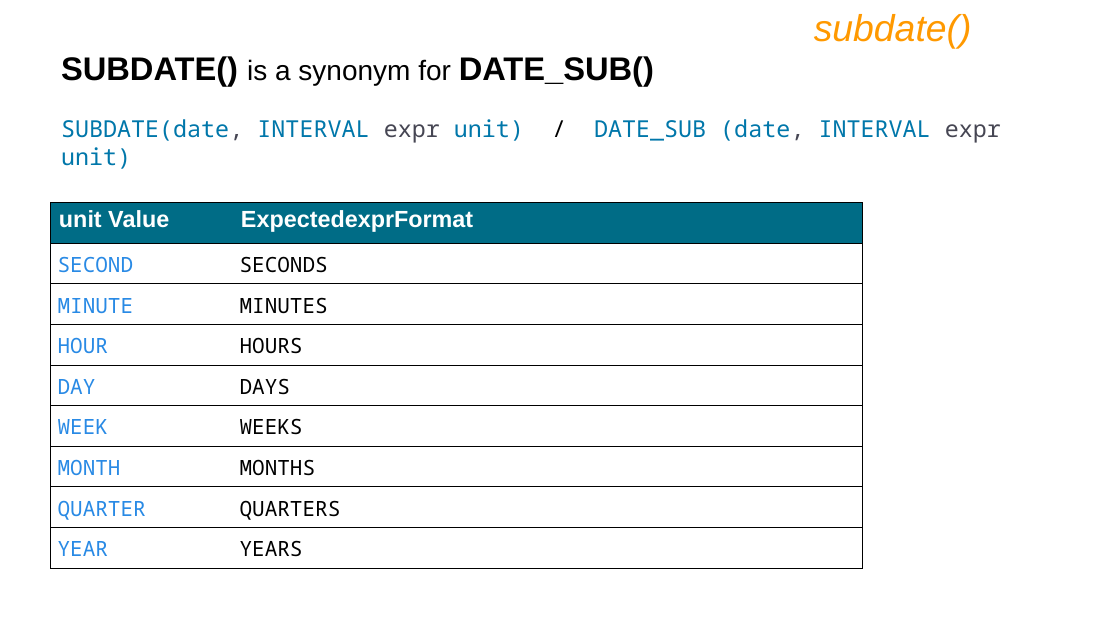
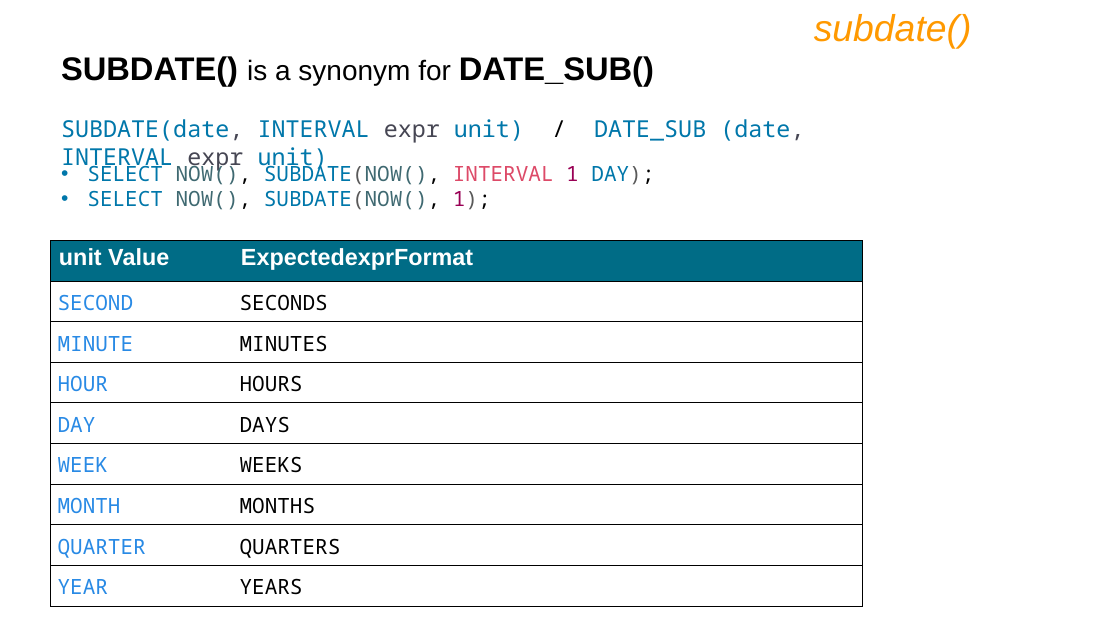
Before and after one commit to Nilesh-Parit/DBT, a slide deck: slide 110 of IET MySQL PPT Ver9.pptx. Drawn at 1120x630 pixels with LibreOffice and Linux fonts; fonts in the diff are those of the drawing. Boxes give left, top, right and bottom in pixels: in the first picture for what was removed or moved away, otherwise in the second. Text is boxed around its words. In the diff, an @@ line names an element or a change of style, - is before the commit and + after.

```diff
--- a/IET MySQL PPT Ver9.pptx
+++ b/IET MySQL PPT Ver9.pptx
@@ text "SUBDATE(date, INTERVAL expr unit) / ..." rewrapped from bbox=[61, 119, 1001, 143] to bbox=[61, 119, 804, 143] @@
@@ text added at bbox=[87, 161, 654, 210], 18 pt, text #0077AA @@
+• SELECT NOW(), SUBDATE(NOW(), INTERVAL 1 DAY);
+• SELECT NOW(), SUBDATE(NOW(), 1);
@@ table: place and size @@
-table at bbox=[50, 202, 863, 568]
+table at bbox=[50, 240, 863, 606]
```
Also in this commit, not shown: 8 other slides changed, 108 slides added.
